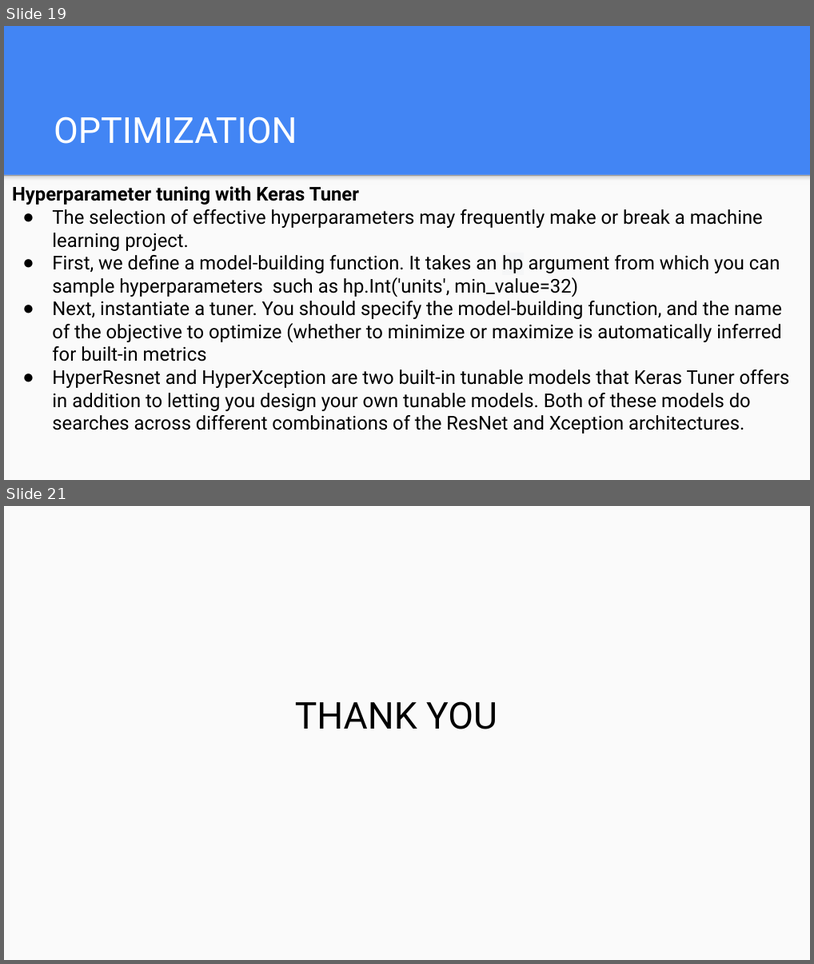
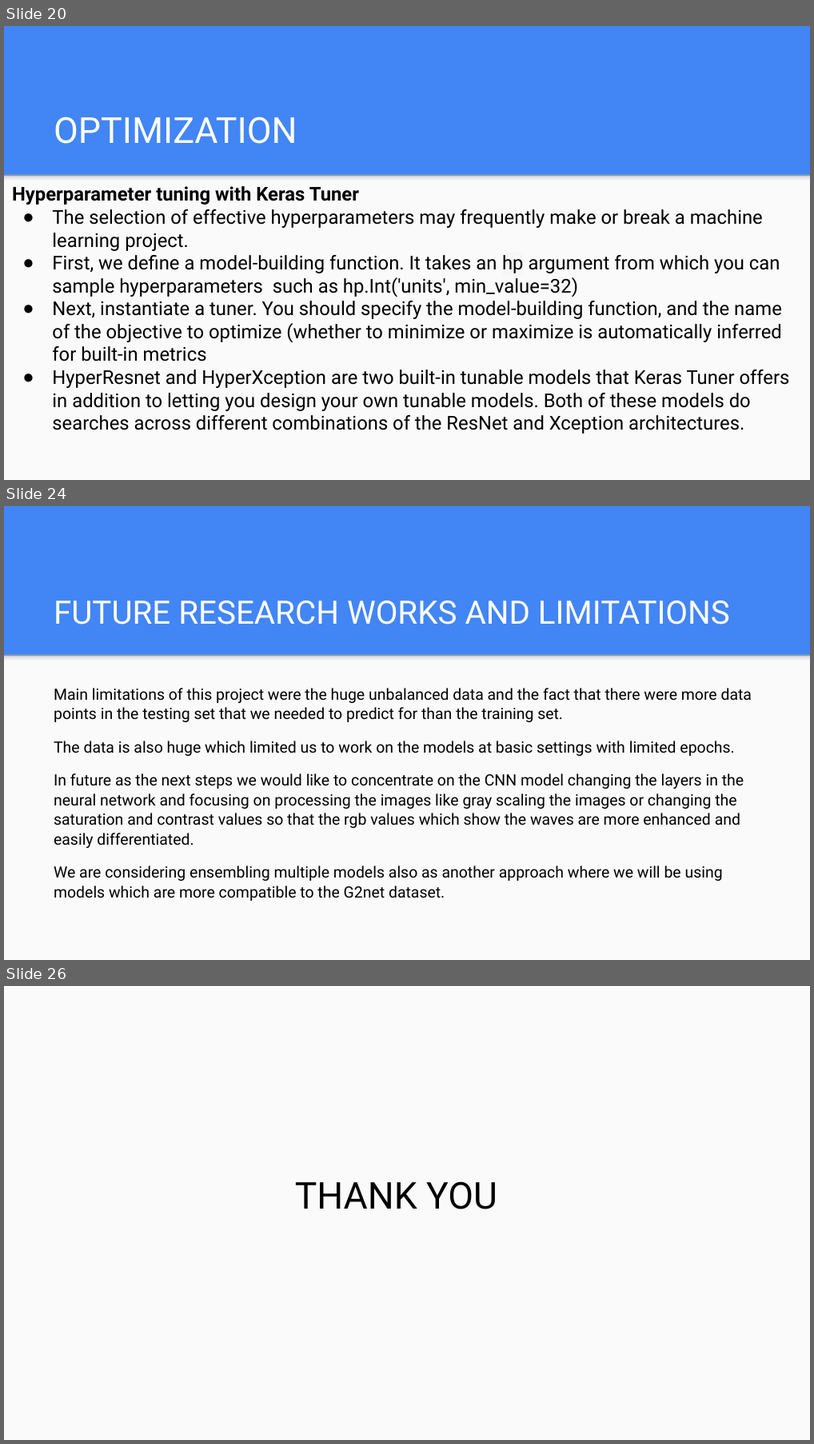
Before and after one commit to pruthvirajkottigari/transformers, a slide deck: CMPE-257 Transformer ML Project Presentation.pptx. Shown one above the other, each under a label of ours: slides 19 and 21 before the commit, slides 20, 24 and 26 after it; the slides between them are not shown. The pictures are 814x964 and 814x1444 pixels, drawn with LibreOffice and Linux fonts; fonts in the diff are those of the drawing. Boxes give left, top, right and bottom in pixels: in the first picture for what was removed or moved away, otherwise in the second. Text is boxed around its words. In the diff, an @@ line names an element or a change of style, - is before the commit and + after.

Commit message:
Updated project presentation

```diff
--- a/CMPE-257 Transformer ML Project Presentation.pptx
+++ b/CMPE-257 Transformer ML Project Presentation.pptx
@@ slide 24 added at (4, 506, 810, 960), background #4285F4; not listed: 2 template elements that a slide beside it also shows @@
@@ title added at (54, 600, 730, 624), 28.8 pt, text #FFFFFF @@
+FUTURE RESEARCH WORKS AND LIMITATIONS
@@ text added at (54, 688, 752, 900), 13.9 pt, text #000000 @@
+Main limitations of this project were the huge unbalanced data and the fact that there were more data points in the testing set that we needed to predict for than the training set.
+The data is also huge which limited us to work on the models at basic settings with limited epochs.
+In future as the next steps we would like to concentrate on the CNN model changing the layers in the neural network and focusing on processing the images like gray scaling the images or changing the saturation and contrast values so that the rgb values which show the waves are more enhanced and easily differentiated.
+We are considering ensembling multiple models also as another approach where we will be using models which are more compatible to the G2net dataset.
@@ what was slide 19 is now slide 20 @@
@@ what was slide 21 is now slide 26 @@
```
Also in this commit, not shown: 3 slides changed, 4 other slides added.
